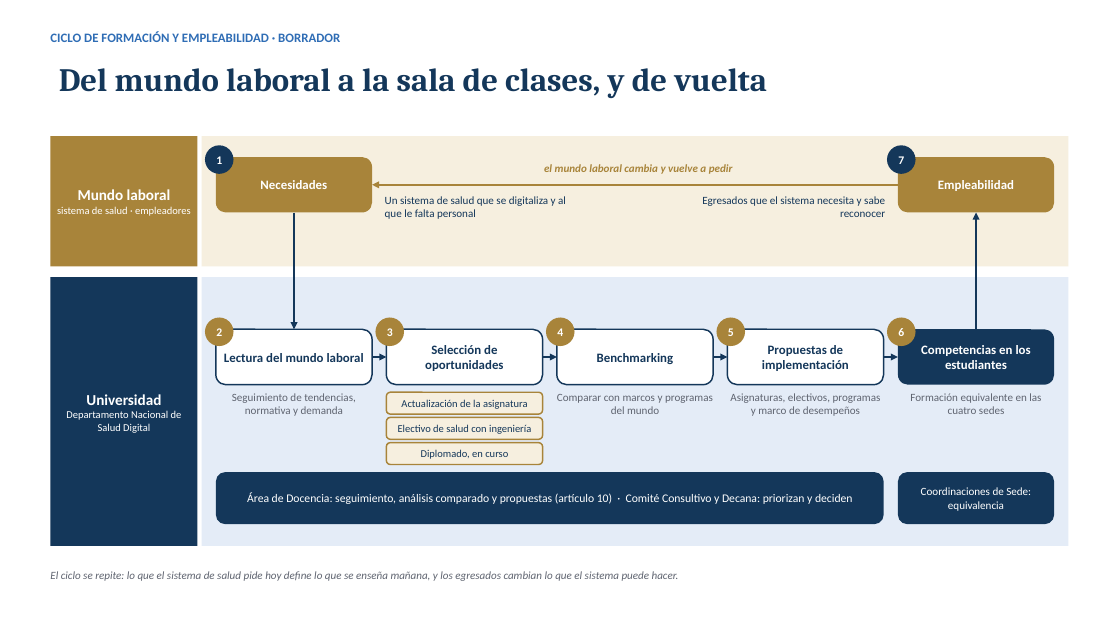
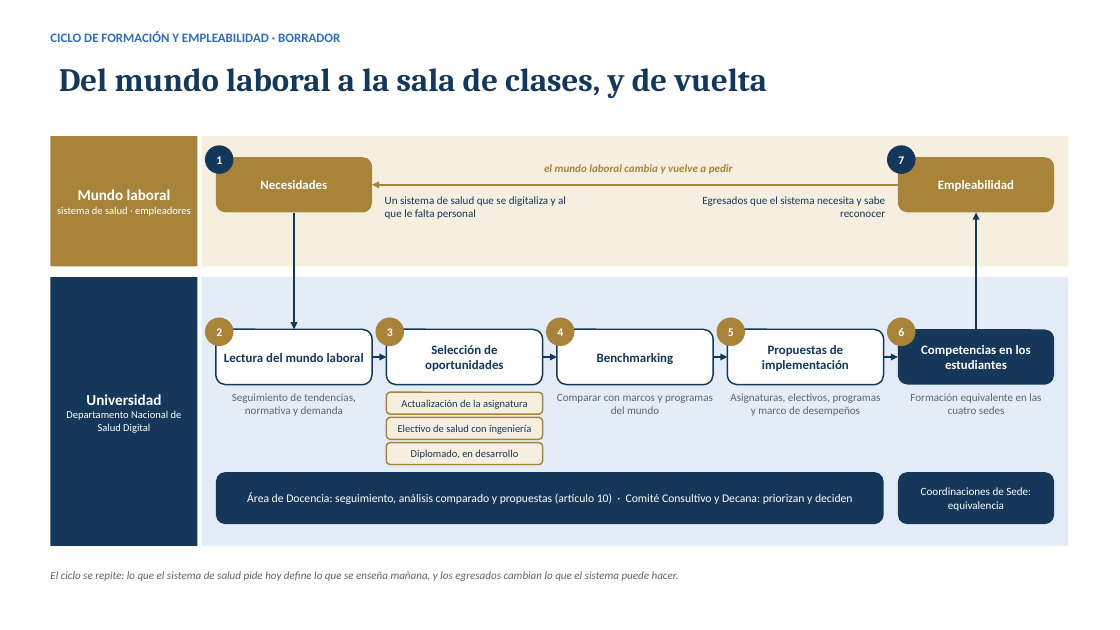
Before and after one commit to estefafro/CFSD, a slide deck: slide 4 of entregables/2026-11-14-presentacion-vicerrector/presentacion-vicerrector-borrador.pptx. Drawn at 1120x630 pixels with LibreOffice and Linux fonts; fonts in the diff are those of the drawing; background and template pictures are left out. Boxes give left, top, right and bottom in pixels: in the first picture for what was removed or moved away, otherwise in the second. Text is boxed around its words. In the diff, an @@ line names an element or a change of style, - is before the commit and + after.

```diff
--- a/entregables/2026-11-14-presentacion-vicerrector/presentacion-vicerrector-borrador.pptx
+++ b/entregables/2026-11-14-presentacion-vicerrector/presentacion-vicerrector-borrador.pptx
@@ text in rounded rectangle at [411,449,518,459]: text changed @@
-Diplomado, en curso
+Diplomado, en desarrollo
```
Also in this commit, not shown: 3 other files.
